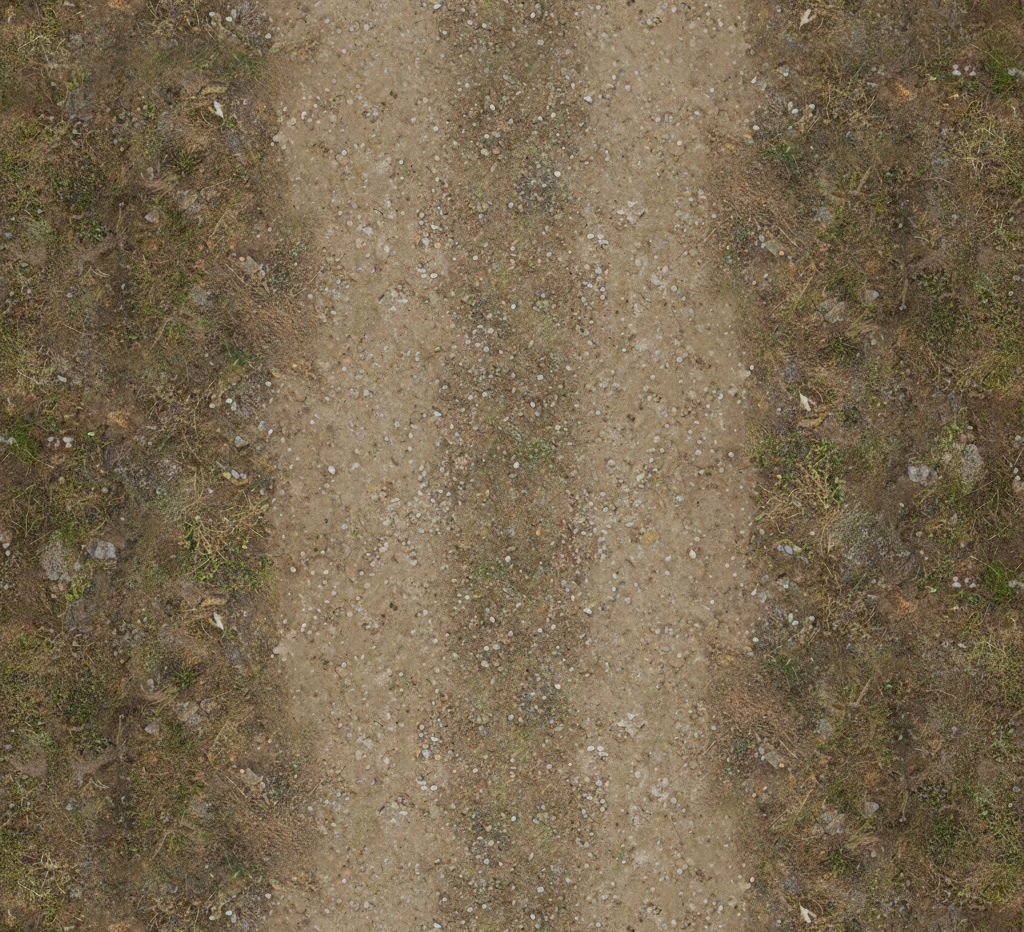
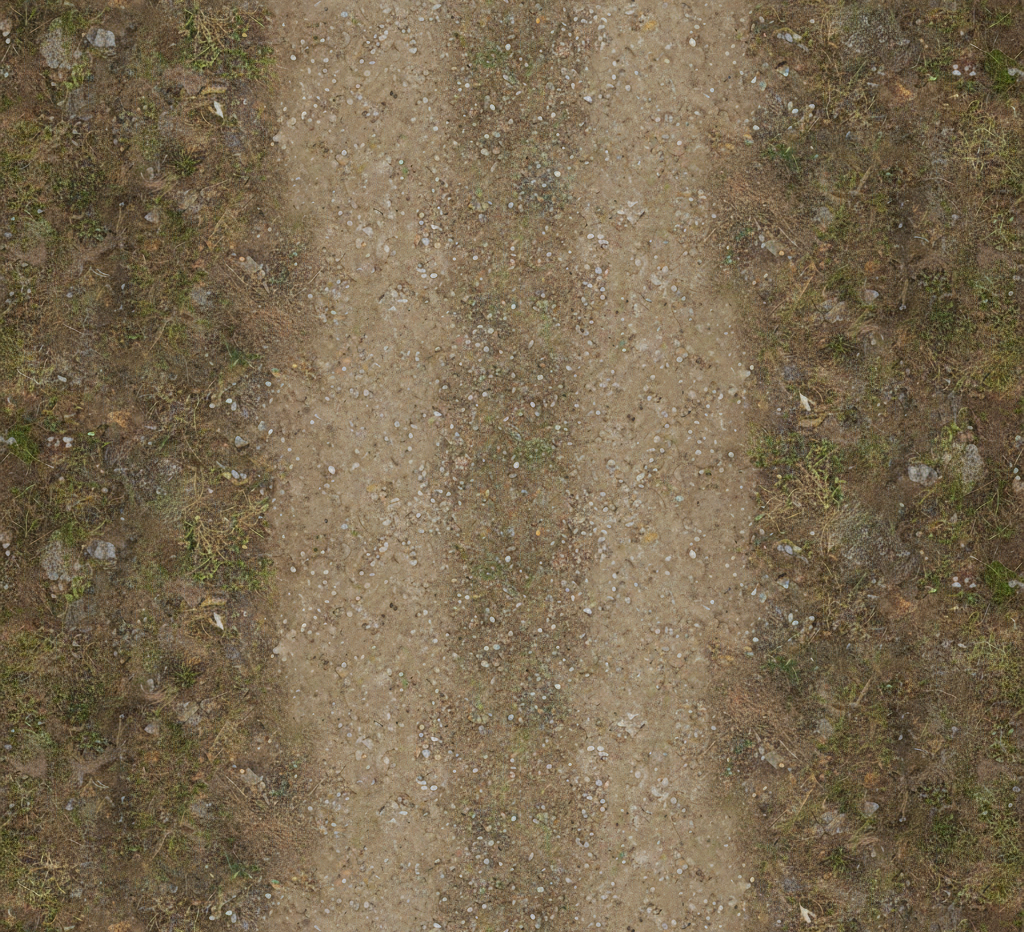
Two versions of the same layered image (1024px x 932px). Layer-by-layer changes:
painted on "Livello 1 copia" over [0, 0, 1024, 123]